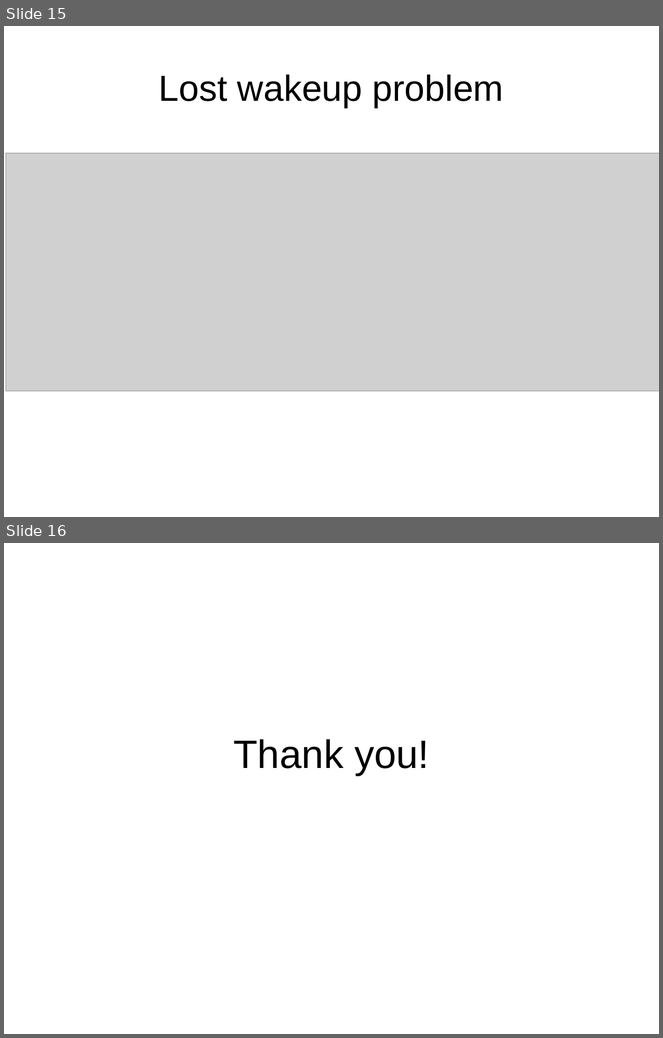
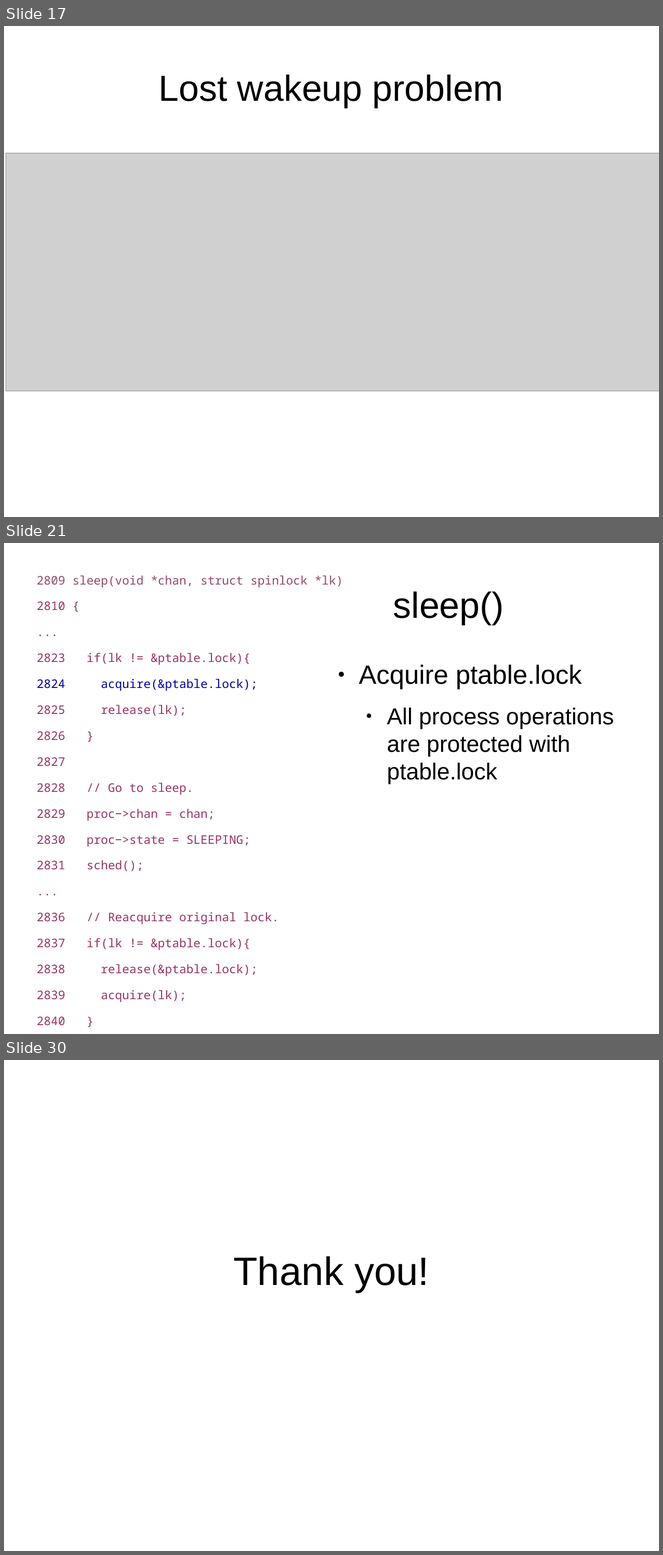
Before and after one commit to antonburtsev/cs5460, a slide deck: lectures/lecture16-locking-part2/lecture16-locking-part2.odp. Shown one above the other, each under a label of ours: slides 15 and 16 before the commit, slides 17, 21 and 30 after it; the slides between them are not shown. The pictures are 663x1038 and 663x1555 pixels, drawn with LibreOffice and Linux fonts; fonts in the diff are those of the drawing; grey boxes stand for pictures. Boxes give left, top, right and bottom in pixels: in the first picture for what was removed or moved away, otherwise in the second. Text is boxed around its words. In the diff, an @@ line names an element or a change of style, - is before the commit and + after.

```diff
--- a/lectures/lecture16-locking-part2/lecture16-locking-part2.odp
+++ b/lectures/lecture16-locking-part2/lecture16-locking-part2.odp
@@ slide 21 added at <box>4,543,659,1034</box>, background #FFFFFF @@
@@ text added at <box>37,575,344,1026</box>, 14.4 pt, text #993366 @@
+2809 sleep(void *chan, struct spinlock *lk)
+2810 {
+...
+2823 if(lk != &ptable.lock){
+2824 acquire(&ptable.lock);
+2825 release(lk);
+2826 }
+2827
+2828 // Go to sleep.
+2829 proc−>chan = chan;
+2830 proc−>state = SLEEPING;
+2831 sched();
+...
+2836 // Reacquire original lock.
+2837 if(lk != &ptable.lock){
+2838 release(&ptable.lock);
+2839 acquire(lk);
+2840 }
+2841 }
@@ title added at <box>393,591,504,625</box>, 44 pt, text #000000 @@
+sleep()
@@ text added at <box>359,665,614,785</box>, 28 pt, text #000000 @@
+● Acquire ptable.lock
+  ● All process operations are protected with ptable.lock
@@ what was slide 15 is now slide 17 @@
@@ what was slide 16 is now slide 30 @@
```
Also in this commit, not shown: 4 slides changed, 13 other slides added, 2 other files.
